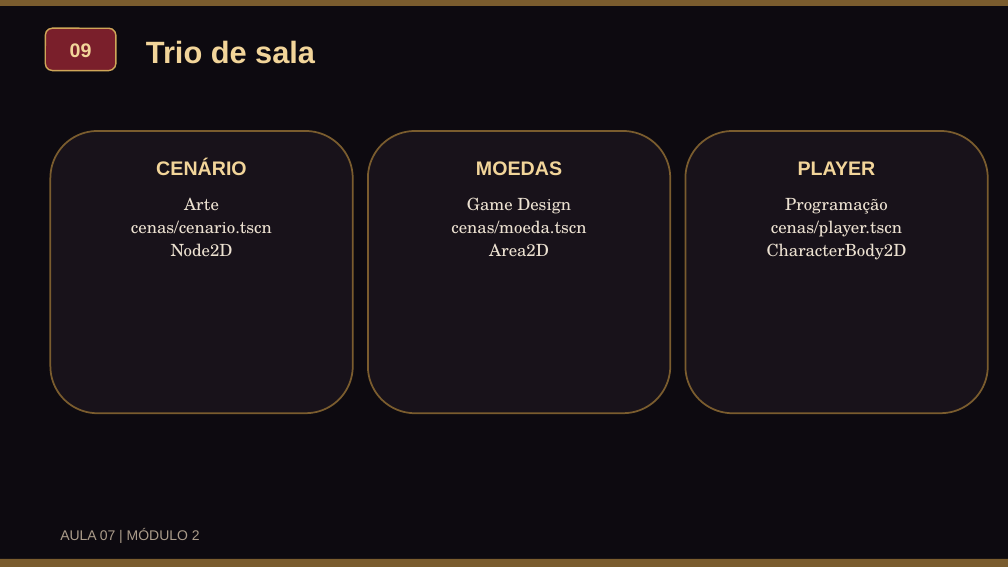
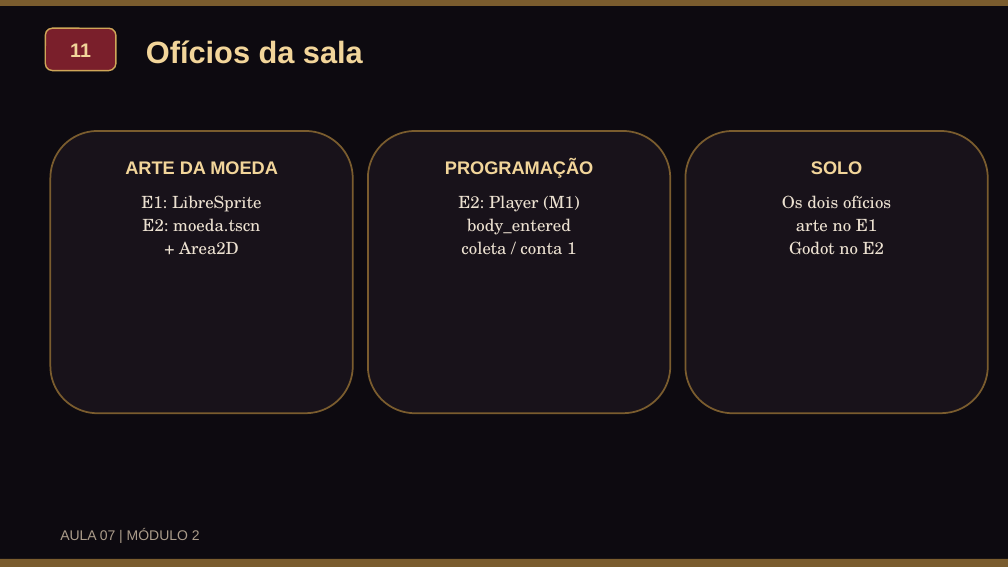
Before and after one commit to VonLuqi/fundamentos-de-jogos-digitais, a slide deck: slide 12 of assets/docs/aulas/aula07_papeis_workflow_slides.pptx (slide 10 before the commit). Drawn at 1008x567 pixels with LibreOffice and Linux fonts; fonts in the diff are those of the drawing. Boxes give left, top, right and bottom in pixels: in the first picture for what was removed or moved away, otherwise in the second. Text is boxed around its words. In the diff, an @@ line names an element or a change of style, - is before the commit and + after.

```diff
--- a/assets/docs/aulas/aula07_papeis_workflow_slides.pptx
+++ b/assets/docs/aulas/aula07_papeis_workflow_slides.pptx
@@ text in rounded rectangle at (70, 43, 91, 57): text changed @@
-09
+11
@@ text at (146, 40, 363, 64): text changed @@
-Trio de sala
+Ofícios da sala
@@ text at (125, 161, 278, 254): text changed @@
-CENÁRIO
-Arte
-cenas/cenario.tscn
-Node2D
+ARTE DA MOEDA
+E1: LibreSprite
+E2: moeda.tscn
++ Area2D
@@ text at (445, 160, 593, 255): text changed @@
-MOEDAS
-Game Design
-cenas/moeda.tscn
-Area2D
+PROGRAMAÇÃO
+E2: Player (M1)
+body_entered
+coleta / conta 1
@@ text at (782, 161, 891, 255): text changed @@
-PLAYER
-Programação
-cenas/player.tscn
-CharacterBody2D
+SOLO
+Os dois ofícios
+arte no E1
+Godot no E2
```
Also in this commit, not shown: 6 other slides changed, 10 slides added, 8 slides removed, 43 other files.
